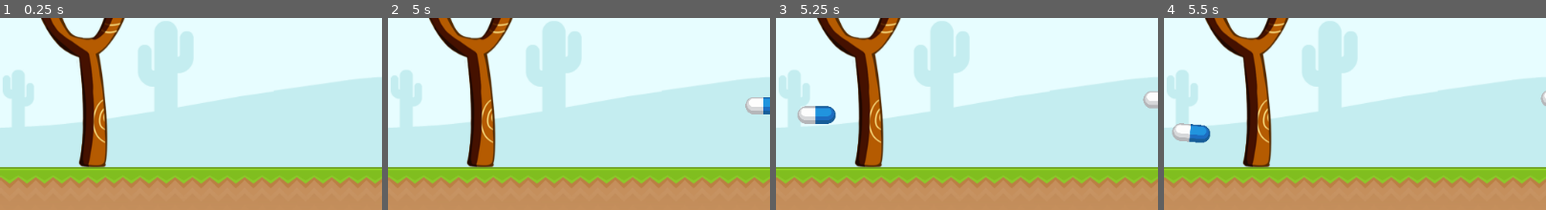
Above: before the commit, frames 1-4 (left to right).
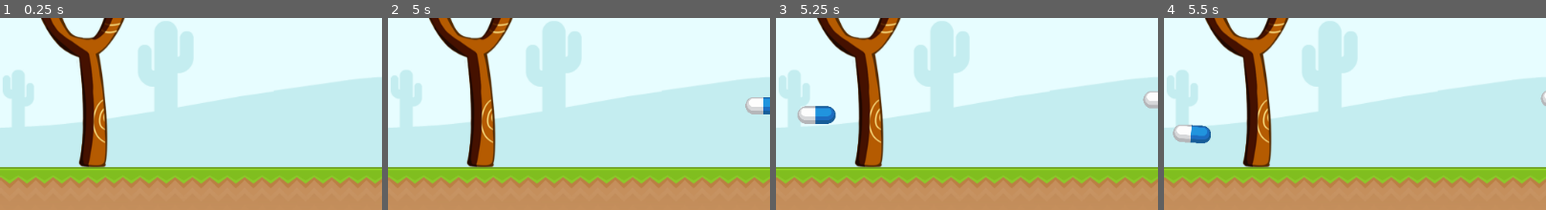
Above: after the commit, the same moments.

Repository: kleimaj/slingshot
Game: Godot game, scene res://Scenes/Level.tscn
Two runs of this game, one before a commit and one after it. Both use one fixed random seed, a clock stepped at 60 frames per second and the inputs below.
Inputs (mouse positions are % of the whole screen's width and height, from its top left):
- Up to frame 1 (0.25 s): no input
- Up to frame 2 (5 s): drag from (12, 76) to (60, 16) at 0.52 s; drag from (12, 71) to (45, 65) at 1.27 s; move the mouse to (60, 16) at 2.02 s; click (60, 16) at 2.17 s; tap Enter at 2.75 s; drag from (45, 65) to (20, 24) at 2.77 s; move the mouse to (80, 59) at 3.52 s; click (80, 59) at 3.67 s; drag from (20, 24) to (35, 13) at 4.27 s
- Up to frame 3 (5.25 s): move the mouse to (55, 42) at 5.02 s; click (55, 42) at 5.17 s
- Up to frame 4 (5.5 s): no input
The pictures show only the part of the screen within x 19-69%, y 40-90%; the shares and areas given below are measured in that part.

Frames 1-3 are identical in both runs. In frame 4, 0.3% of the frame differs, in the area x 2-13%, y 54-66%.

Commit message:
initializes Enemy.gd

Diff:
--- /dev/null
+++ b/Objects/Enemy.gd
@@ -0,0 +1,6 @@
+extends RigidBody2D
+
+
+
+func _on_Enemy_body_entered(body):
+	pass # Replace with function body.
--- a/Objects/Enemy.tscn
+++ b/Objects/Enemy.tscn
@@ -1,11 +1,13 @@
-[gd_scene load_steps=3 format=2]
+[gd_scene load_steps=4 format=2]
 
 [ext_resource path="res://GFX/kenney_physicsAssets_v2/PNG/Aliens/alienBeige_round.png" type="Texture" id=1]
+[ext_resource path="res://Objects/Enemy.gd" type="Script" id=2]
 
 [sub_resource type="CircleShape2D" id=1]
 radius = 35.0
 
 [node name="Enemy" type="RigidBody2D"]
+script = ExtResource( 2 )
 __meta__ = {
 "_edit_group_": true
 }
@@ -16,3 +18,4 @@
 [node name="CollisionShape2D" type="CollisionShape2D" parent="."]
 visible = false
 shape = SubResource( 1 )
+[connection signal="body_entered" from="." to="." method="_on_Enemy_body_entered"]
